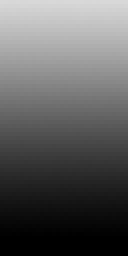
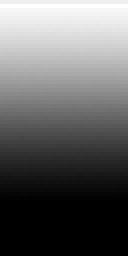
Layer changes from the first 128 x 256 image to the second:
painted on "Rectangle 1" over [left=0, top=0, right=128, bottom=232]
